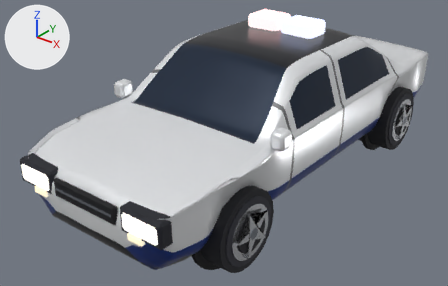
A saved change to the glTF model examples/pine-ridge-rally/models/car_police.glb.
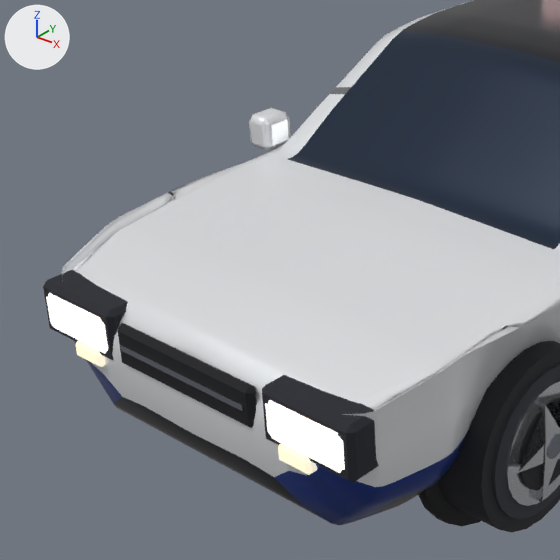
There are two pictures of each version: one whole from a 50 mm lens placed at (3.54, -5.07, 3.33), pointed at (-0.2, -0.39, 0.42), one close up on the part from 0% to 57% of the width and 10% to 100% of the height. The lights are fixed; the arrows at upper left show +X, +Y and +Z. The older version's two pictures come first. Vertices at exactly the same position are counted once.

Objects in the first close-up: 'body', 'wheel_fr'.
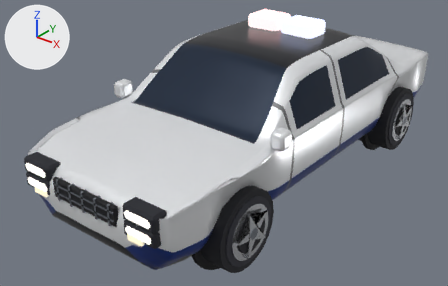
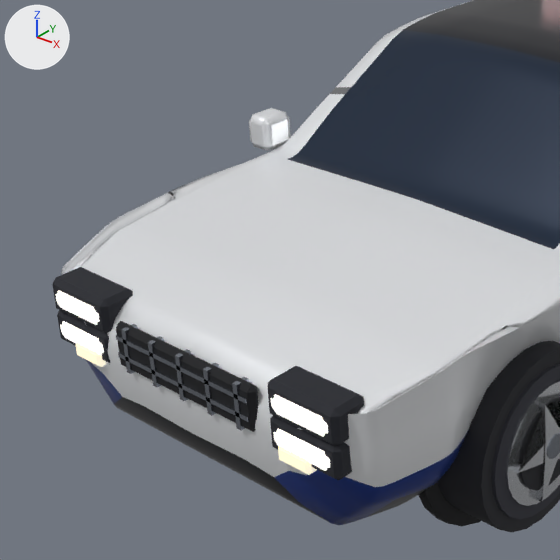
Where the change shows, as pixel boxes (x1, y1, x2, y2) in the close-ups (560 x 560 px; the box of a moved part takes in the faces that stretch with it):
```json
{"object": "body", "change": "reshaped", "before": [43, 0, 560, 526], "after": [52, 0, 560, 526]}
{"part": 1, "of": "me_body", "change": "added", "after": [273, 428, 330, 471]}
{"part": 2, "of": "me_body", "change": "moved or reshaped", "before": [43, 270, 128, 360], "after": [52, 267, 133, 333]}
{"part": 3, "of": "me_body", "change": "moved or reshaped", "before": [262, 375, 379, 483], "after": [57, 310, 110, 363]}
{"part": 4, "of": "me_body", "change": "added", "after": [268, 366, 364, 446]}
{"part": 5, "of": "me_body", "change": "added", "after": [270, 415, 352, 480]}
{"part": 6, "of": "me_body", "change": "moved or reshaped", "before": [118, 323, 256, 428], "after": [116, 321, 258, 432]}
{"part": 7, "of": "me_body", "change": "added", "after": [121, 324, 138, 374]}
{"part": 8, "of": "me_body", "change": "added", "after": [148, 336, 164, 387]}
{"part": 9, "of": "me_body", "change": "added", "after": [175, 349, 191, 401]}
{"part": 10, "of": "me_body", "change": "added", "after": [203, 363, 220, 416]}
{"part": 11, "of": "me_body", "change": "added", "after": [232, 377, 249, 430]}
{"part": 12, "of": "me_body", "change": "added", "after": [118, 352, 249, 422]}
{"part": 13, "of": "me_body", "change": "added", "after": [116, 335, 247, 404]}
{"part": 14, "of": "me_body", "change": "deleted", "before": [121, 345, 244, 411]}
{"part": 15, "of": "me_body", "change": "moved or reshaped", "before": [46, 293, 345, 473], "after": [55, 290, 328, 437]}
```

Scene script edits in JSON lines:
```json
{"block": "me_body", "where": "# used by ob_body; location = (0.0, 0.0, 0.375)"}
{"op": "remove", "block": "me_body", "code": "me_body.from_pydata(...)  # 4498 vertices, 8912 faces; spans x -1.03..1.03, y -2.46..2.47, z -0.44..1.29"}
{"op": "add", "block": "me_body", "code": "me_body.from_pydata(...)  # 4690 vertices, 9256 faces; spans x -1.03..1.03, y -2.46..2.47, z -0.44..1.29"}
{"block": "me_body", "change": "me_body part 1: the loose piece of 48 vertices spanning x 0.44..0.83, y -2.45..-2.29, z 0.28..0.46 is copied, and the copy is scaled about its middle by (0.716, 1, 0.43), then moved by (-0.02, 0.0, -0.06); it spans x 0.47..0.76, y -2.45..-2.29, z 0.26..0.35"}
{"block": "me_body", "change": "me_body part 2: the loose piece of 24 vertices spanning x -0.85..-0.41, y -2.44..-2.28, z 0.25..0.48 is scaled about its middle by (0.759, 1, 0.602), then moved by (0.02, 0.0, 0.07)"}
{"block": "me_body", "change": "me_body part 3: the loose piece of 24 vertices spanning x 0.41..0.85, y -2.44..-2.28, z 0.25..0.48 is scaled about its middle by (0.759, 1, 0.602), then moved by (-1.25, 0.0, -0.06)"}
{"block": "me_body", "change": "me_body part 4: the loose piece of 24 vertices spanning x 0.41..0.85, y -2.44..-2.28, z 0.25..0.48 is copied, and the copy is scaled about its middle by (0.759, 1, 0.602), then moved by (-0.02, 0.0, 0.07); it spans x 0.44..0.79, y -2.44..-2.28, z 0.37..0.52"}
{"block": "me_body", "change": "me_body part 5: the loose piece of 24 vertices spanning x 0.41..0.85, y -2.44..-2.28, z 0.25..0.48 is copied, and the copy is scaled about its middle by (0.759, 1, 0.602), then moved by (-0.02, 0.0, -0.06); it spans x 0.44..0.79, y -2.44..-2.28, z 0.23..0.38"}
{"block": "me_body", "change": "me_body part 6: the loose piece of 24 vertices spanning x -0.38..0.38, y -2.45..-2.4, z 0.28..0.46 is scaled about its middle by (1.03, 1, 1.12)"}
{"block": "me_body", "change": "me_body part 7: a new loose piece, a box spanning x -0.319..-0.297, y -2.456..-2.4, z 0.269..0.456, in mat_metal_0_95_rough_0_16"}
{"block": "me_body", "change": "me_body part 8: a new loose piece, a box spanning x -0.165..-0.142, y -2.456..-2.4, z 0.269..0.456, in mat_metal_0_95_rough_0_16"}
{"block": "me_body", "change": "me_body part 9: a new loose piece, a box spanning x -0.011..0.011, y -2.456..-2.4, z 0.269..0.456, in mat_metal_0_95_rough_0_16"}
{"block": "me_body", "change": "me_body part 10: a new loose piece, a box spanning x 0.142..0.165, y -2.456..-2.4, z 0.269..0.456, in mat_metal_0_95_rough_0_16"}
{"block": "me_body", "change": "me_body part 11: a new loose piece, a box spanning x 0.297..0.319, y -2.456..-2.4, z 0.269..0.456, in mat_metal_0_95_rough_0_16"}
{"block": "me_body", "change": "me_body part 12: a new loose piece, a box spanning x -0.36..0.36, y -2.456..-2.4, z 0.322..0.341, in mat_metal_0_95_rough_0_16"}
{"block": "me_body", "change": "me_body part 13: a new loose piece, a box spanning x -0.36..0.36, y -2.456..-2.4, z 0.397..0.416, in mat_metal_0_95_rough_0_16"}
{"block": "me_body", "change": "me_body part 14: the loose piece of 8 vertices spanning x -0.34..0.34, y -2.46..-2.41, z 0.36..0.38 is deleted"}
{"block": "me_body", "change": "me_body part 15: 81 vertices moved from x -0.83..0.83, y -2.45..-2.29, z 0.28..0.46 to x -0.76..0.76, y -2.45..-2.29, z 0.27..0.49; 11 vertices removed from x -0.79..0.82, y -2.45..-2.29, z 0.29..0.46; 59 vertices added at x -0.76..0.75, y -2.45..-2.29, z 0.26..0.49"}
```
